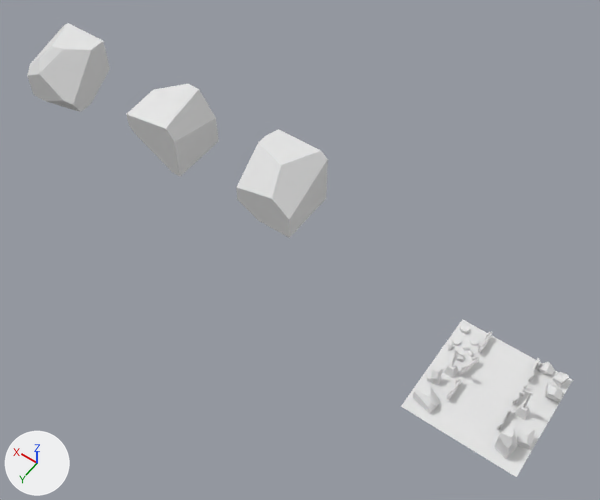
The Blender file src/assets/Days/1/Day1_010.blend as it was, and as the next commit left it.
Both versions are drawn from a 50 mm lens placed at (-2.56, 13.89, 23.76), pointed at (7.19, 0.24, 2.32). Lighting does not change. The marker at lower left points along +X, +Y and +Z. The older version comes first.

In view in the first picture: 'Plane', 'rock1', 'rock2', 'rock3', 'rock4', 'rock5', 'rock6', 'rock7', 'rock8', 'rock9' and 14 more.
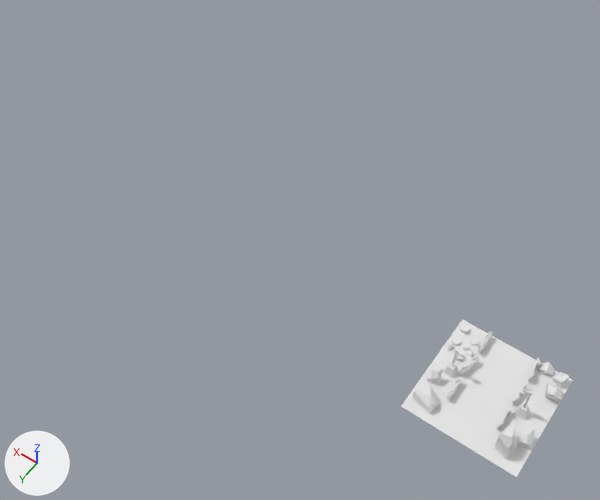
Changed parts and their boxes (x1, y1, x2, y2) in the pictures (600 x 500 px):
'rock1', reshaped, moved (81% narrower, 85% shorter): before (236, 129, 328, 238); after (552, 372, 569, 387)
'rock2', reshaped, moved (81% narrower, 77% shorter): before (126, 84, 219, 176); after (545, 382, 562, 402)
'rock3', reshaped, moved (77% narrower, 84% shorter): before (27, 23, 110, 112); after (537, 362, 555, 375)
'rock9', reshaped, moved: before (468, 351, 474, 357); after (426, 370, 432, 382)

Diff of the bpy script that builds the scene:
```diff
--- a/src/assets/Days/1/Day1_010.blend.py
+++ b/src/assets/Days/1/Day1_010.blend.py
@@ ob_rock1 @@
-ob_rock1 = bpy.data.objects.new('rock1', me_cube_001)
-ob_rock1.location = (8.04, 0.0, 4.82)
+ob_rock1 = bpy.data.objects.new('rock1', me_cube_013)
+ob_rock1.location = (-1.67, -1.74, 0.16)
@@ ob_rock2 @@
-ob_rock2 = bpy.data.objects.new('rock2', me_cube_003)
-ob_rock2.location = (12.46, 0.0, 4.82)
+ob_rock2 = bpy.data.objects.new('rock2', me_cube_014)
+ob_rock2.location = (-1.72, -1.09, 0.22)
@@ ob_rock3 @@
-ob_rock3 = bpy.data.objects.new('rock3', me_cube_010)
-ob_rock3.location = (17.3, 0.0, 4.82)
+ob_rock3 = bpy.data.objects.new('rock3', me_cube_015)
+ob_rock3.location = (-1.17, -1.81, 0.08)
@@ ob_rock4 @@
-ob_rock4 = bpy.data.objects.new('rock4', me_cube_013)
+ob_rock4 = bpy.data.objects.new('rock4', me_cube_016)
 ob_rock4.location = (-1.67, -1.74, 0.16)
@@ ob_rock5 @@
-ob_rock5 = bpy.data.objects.new('rock5', me_cube_014)
+ob_rock5 = bpy.data.objects.new('rock5', me_cube_017)
 ob_rock5.location = (-1.72, -1.09, 0.22)
@@ ob_rock6 @@
-ob_rock6 = bpy.data.objects.new('rock6', me_cube_015)
+ob_rock6 = bpy.data.objects.new('rock6', me_cube_018)
 ob_rock6.location = (-1.17, -1.81, 0.08)
@@ ob_rock7 @@
-ob_rock7 = bpy.data.objects.new('rock7', me_cube_016)
+ob_rock7 = bpy.data.objects.new('rock7', me_cube_019)
 ob_rock7.location = (-1.66, 0.83, 0.22)
@@ ob_rock8 @@
-ob_rock8 = bpy.data.objects.new('rock8', me_cube_017)
+ob_rock8 = bpy.data.objects.new('rock8', me_cube_020)
 ob_rock8.location = (-1.32, 1.38, 0.45)
@@ ob_rock9 @@
-ob_rock9 = bpy.data.objects.new('rock9', me_cube_018)
-ob_rock9.location = (1.12, -0.98, 0.03)
+ob_rock9 = bpy.data.objects.new('rock9', me_cube_021)
+ob_rock9.location = (1.82, 0.57, 0.09)
```
